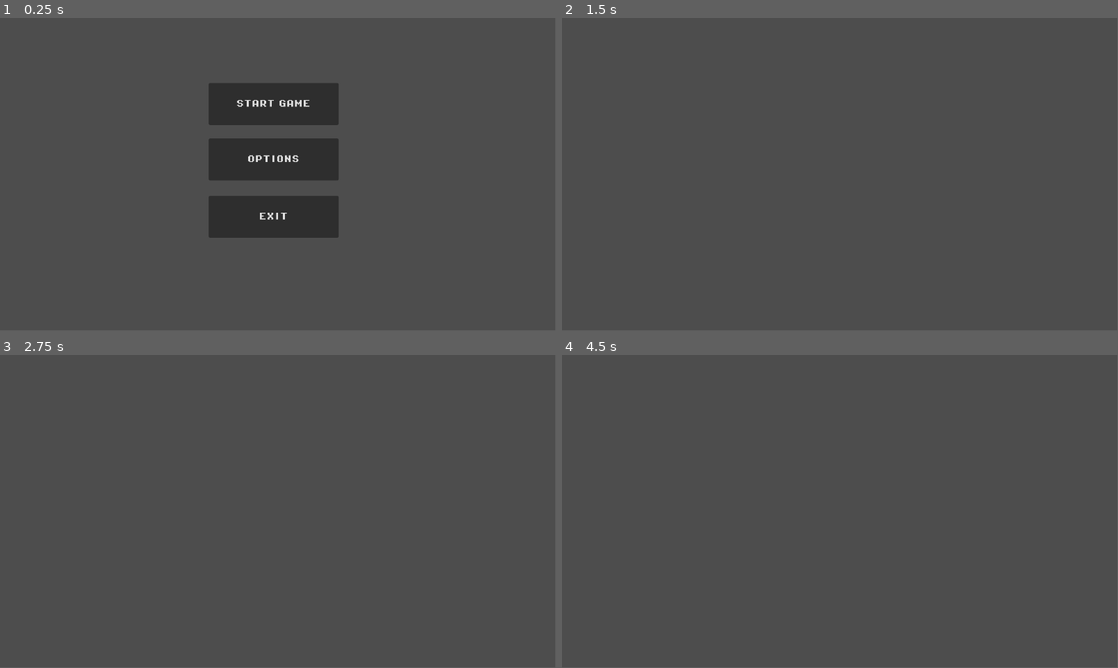
Above: before the commit, frames 1-4 (two rows, left to right).
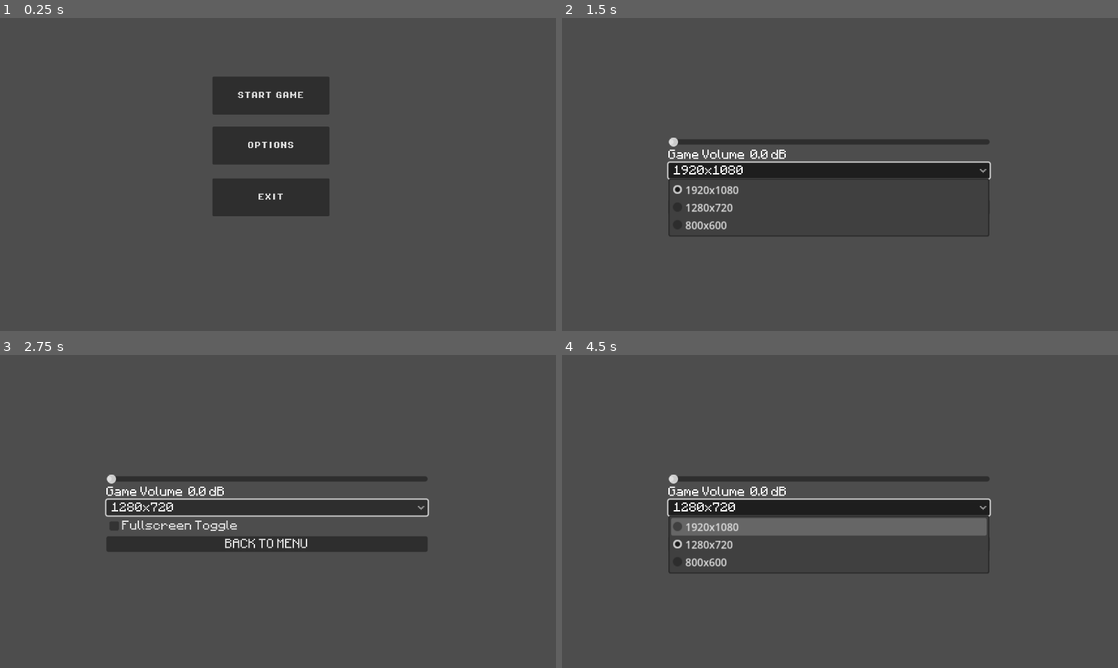
Above: after the commit, the same moments.

Repository: DrakeNeJivoy/soft-cat-box
Game: Godot game, scene res://entitys/main_menu.tscn
Two runs of this game, one before a commit and one after it. Both use one fixed random seed, a clock stepped at 60 frames per second and the inputs below.
Inputs (mouse positions are in pixels of both pictures, inside the frame that each line leads up to):
- Up to frame 1 (0.25 s): no input
- Up to frame 2 (1.5 s): click "OPTIONS" at 0.5 s; click (828, 171) at 1.25 s, where only the run after the commit has a clickable "1920x1080"
- Up to frame 3 (2.75 s): click (266, 542) at 2 s, where only the run after the commit has a clickable "BACK TO MENU"
- Up to frame 4 (4.5 s): click (828, 508) at 2.75 s, where only the run after the commit has a clickable "1280x720"; tap Enter at 3.5 s; move the mouse to (962, 495) at 3.52 s; hold D (move_right) 3.53-4.28 s; tap E (interact) at 3.6, 4.35 s; click (962, 495) at 3.67 s; tap Space at 4.25 s; move the mouse to (728, 527) at 4.27 s; hold S (move_down) from 4.28 s (still down)
In our replay, the window is 799x449 before the commit and 800x450 after it. These sizes can differ from the game's own. Grey fills any space a smaller window leaves; there, only what the larger window draws over its background counts as a difference.

The runs differ from the first frame. In frame 1, 6.6% of the frame differs, in the area x 37-61%, y 18-71%; in frame 2, 4.9%; in frame 3, 7.6%; in frame 4, 7.7%, in the area x 18-78%, y 38-70%.

Commit message:
Options complete

Diff:
--- a/entitys/game_over_panel.tscn
+++ b/entitys/game_over_panel.tscn
@@ -8,18 +8,39 @@
 process_mode = 3
 script = ExtResource("1_gcd8b")
 
+[node name="ColorRect" type="ColorRect" parent="."]
+offset_left = -26.0
+offset_top = -26.0
+offset_right = 1161.0
+offset_bottom = 657.0
+color = Color(0, 0, 0, 1)
+
 [node name="Panel" type="Panel" parent="."]
-offset_left = 237.0
-offset_top = 128.0
-offset_right = 935.7882
-offset_bottom = 523.0
+anchors_preset = 8
+anchor_left = 0.5
+anchor_top = 0.5
+anchor_right = 0.5
+anchor_bottom = 0.5
+offset_left = -349.3941
+offset_top = -197.5
+offset_right = 349.3941
+offset_bottom = 197.5
+grow_horizontal = 2
+grow_vertical = 2
 
 [node name="Label" type="Label" parent="Panel"]
-layout_mode = 0
-offset_left = 89.0
-offset_top = 96.0
-offset_right = 641.0
-offset_bottom = 218.0
+layout_mode = 1
+anchors_preset = 8
+anchor_left = 0.5
+anchor_top = 0.5
+anchor_right = 0.5
+anchor_bottom = 0.5
+offset_left = -276.0
+offset_top = -32.0
+offset_right = 276.0
+offset_bottom = 32.0
+grow_horizontal = 2
+grow_vertical = 2
 theme_override_colors/font_color = Color(10.863254, 0, 0, 1)
 theme_override_colors/font_shadow_color = Color(9.261236, 0, 0, 1)
 theme_override_colors/font_outline_color = Color(0, 0, 0, 1)
@@ -34,11 +55,18 @@
 vertical_alignment = 1
 
 [node name="RestartButton" type="Button" parent="Panel"]
-layout_mode = 0
-offset_left = 245.0
-offset_top = 259.0
-offset_right = 469.5161
-offset_bottom = 346.0
+layout_mode = 1
+anchors_preset = -1
+anchor_left = 0.5
+anchor_top = 1.0
+anchor_right = 0.5
+anchor_bottom = 1.0
+offset_left = -112.25806
+offset_top = -87.0
+offset_right = 112.25806
+offset_bottom = -70.0
+grow_horizontal = 2
+grow_vertical = 0
 theme_override_colors/font_color = Color(0.46814942, 1, 0.68564296, 1)
 theme_override_colors/font_hover_color = Color(0, 0.8548469, 0, 1)
 theme_override_colors/font_outline_color = Color(0, 0, 0, 1)
--- a/entitys/main_menu.tscn
+++ b/entitys/main_menu.tscn
@@ -12,9 +12,9 @@
 
 [node name="StarterButton" type="Button" parent="."]
 layout_mode = 0
-offset_left = 433.0
+offset_left = 489.0
 offset_top = 135.0
-offset_right = 702.4194
+offset_right = 758.4194
 offset_bottom = 222.0
 theme_override_fonts/font = ExtResource("2_aex4p")
 text = "START GAME
@@ -22,18 +22,18 @@
 
 [node name="OptionButton" type="Button" parent="."]
 layout_mode = 0
-offset_left = 433.0
+offset_left = 489.0
 offset_top = 250.0
-offset_right = 702.4194
+offset_right = 758.4194
 offset_bottom = 337.0
 theme_override_fonts/font = ExtResource("2_aex4p")
 text = "OPTIONS"
 
 [node name="ExitButton" type="Button" parent="."]
 layout_mode = 0
-offset_left = 433.0
+offset_left = 489.0
 offset_top = 369.0
-offset_right = 702.4194
+offset_right = 758.4194
 offset_bottom = 456.0
 theme_override_fonts/font = ExtResource("2_aex4p")
 text = "EXIT"
--- a/entitys/options_menu.tscn
+++ b/entitys/options_menu.tscn
@@ -1,7 +1,41 @@
-[gd_scene format=3 uid="uid://bbj07x8gy0k6d"]
+[gd_scene load_steps=3 format=3 uid="uid://bbj07x8gy0k6d"]
+
+[ext_resource type="Script" uid="uid://cifvjiack4du3" path="res://scripts/options_menu.gd" id="1_p5gro"]
+[ext_resource type="FontFile" uid="uid://r1iqx70molqn" path="res://sprites/Fonts/minecraft_0.ttf" id="2_i61ik"]
 
 [node name="OptionsMenu" type="Control"]
 layout_mode = 3
 anchors_preset = 0
 offset_right = 40.0
 offset_bottom = 40.0
+script = ExtResource("1_p5gro")
+
+[node name="VBoxContainer" type="VBoxContainer" parent="."]
+layout_mode = 0
+offset_left = 245.0
+offset_right = 738.0
+offset_bottom = 484.0
+scale = Vector2(1.5, 1.5)
+alignment = 1
+
+[node name="VolumeSlider" type="HSlider" parent="VBoxContainer"]
+layout_mode = 2
+
+[node name="VolumeLabel" type="Label" parent="VBoxContainer"]
+layout_mode = 2
+theme_override_fonts/font = ExtResource("2_i61ik")
+text = "Game Volume"
+
+[node name="ResolutionOption" type="OptionButton" parent="VBoxContainer"]
+layout_mode = 2
+theme_override_fonts/font = ExtResource("2_i61ik")
+
+[node name="FullscreenCheckbox" type="CheckBox" parent="VBoxContainer"]
+layout_mode = 2
+theme_override_fonts/font = ExtResource("2_i61ik")
+text = "Fullscreen Toggle"
+
+[node name="BackButton" type="Button" parent="VBoxContainer"]
+layout_mode = 2
+theme_override_fonts/font = ExtResource("2_i61ik")
+text = "BACK TO MENU"
--- a/project.godot
+++ b/project.godot
@@ -18,6 +18,12 @@
 [autoload]
 
 GlobalSignal="*res://scripts/GlobalScripts/GlobalSignal.gd"
+
+[display]
+
+window/size/viewport_width=1280
+window/size/viewport_height=720
+window/stretch/mode="viewport"
 
 [input]
 
--- a/scripts/game_over_panel.gd
+++ b/scripts/game_over_panel.gd
@@ -1,5 +1,7 @@
 extends CanvasLayer
 @onready var restart_button: Button = $Panel/RestartButton
+@onready var color_rect: ColorRect = $ColorRect
+@onready var panel: Panel = $Panel
 
 func _ready():
 	$Panel/RestartButton.pressed.connect(Callable(self, "_on_restart_button_pressed"))
@@ -8,6 +10,12 @@
 func show_game_over():
 	visible = true
 	get_tree().paused = true
+	panel.modulate.a = 0
+	color_rect.modulate.a = 0
+
+	var tween = create_tween()
+	tween.tween_property(color_rect, "modulate:a", 0.7, 0.5)
+	tween.tween_property(panel, "modulate:a", 1.0, 0.5).set_delay(0.2)
 
 func _on_restart_button_pressed():
 	get_tree().paused = false
--- /dev/null
+++ b/scripts/options_menu.gd
@@ -0,0 +1,41 @@
+extends Control
+
+@onready var v_box_container: VBoxContainer = $VBoxContainer
+@onready var volume_slider: HSlider = $VBoxContainer/VolumeSlider
+@onready var volume_label: Label = $VBoxContainer/VolumeLabel
+@onready var resolution_option: OptionButton = $VBoxContainer/ResolutionOption
+@onready var fullscreen_checkbox: CheckBox = $VBoxContainer/FullscreenCheckbox
+@onready var back_button: Button = $VBoxContainer/BackButton
+
+func _ready():
+	volume_slider.value = AudioServer.get_bus_volume_db(0)
+	volume_label.text ="Game Volume " + " %0.1f dB" % volume_slider.value
+
+	DisplayServer.window_set_mode(DisplayServer.WINDOW_MODE_FULLSCREEN)
+	resolution_option.clear()
+	resolution_option.add_item("1920x1080")
+	resolution_option.add_item("1280x720")
+	resolution_option.add_item("800x600")
+
+	volume_slider.value_changed.connect(Callable(self, "_on_volume_changed"))
+	resolution_option.item_selected.connect(Callable(self, "_on_resolution_changed"))
+	fullscreen_checkbox.toggled.connect(Callable(self, "_on_fullscreen_toggled"))
+	back_button.pressed.connect(Callable(self, "_on_back_pressed"))
+
+func _on_volume_changed(value):
+	AudioServer.set_bus_volume_db(0, value)
+	volume_label.text = "Game Volume " + " %0.1f dB" % value
+
+func _on_resolution_changed(index):
+	var res = resolution_option.get_item_text(index).split("x")
+	var new_size = Vector2(int(res[0]), int(res[1]))
+	DisplayServer.window_set_size(new_size)
+
+func _on_fullscreen_toggled(pressed: bool) -> void:
+	if pressed:
+		DisplayServer.window_set_mode(DisplayServer.WINDOW_MODE_FULLSCREEN)
+	else:
+		DisplayServer.window_set_mode(DisplayServer.WINDOW_MODE_WINDOWED)
+
+func _on_back_pressed():
+	get_tree().change_scene_to_file("res://entitys/main_menu.tscn")
Not shown, added: scripts/options_menu.gd.uid
